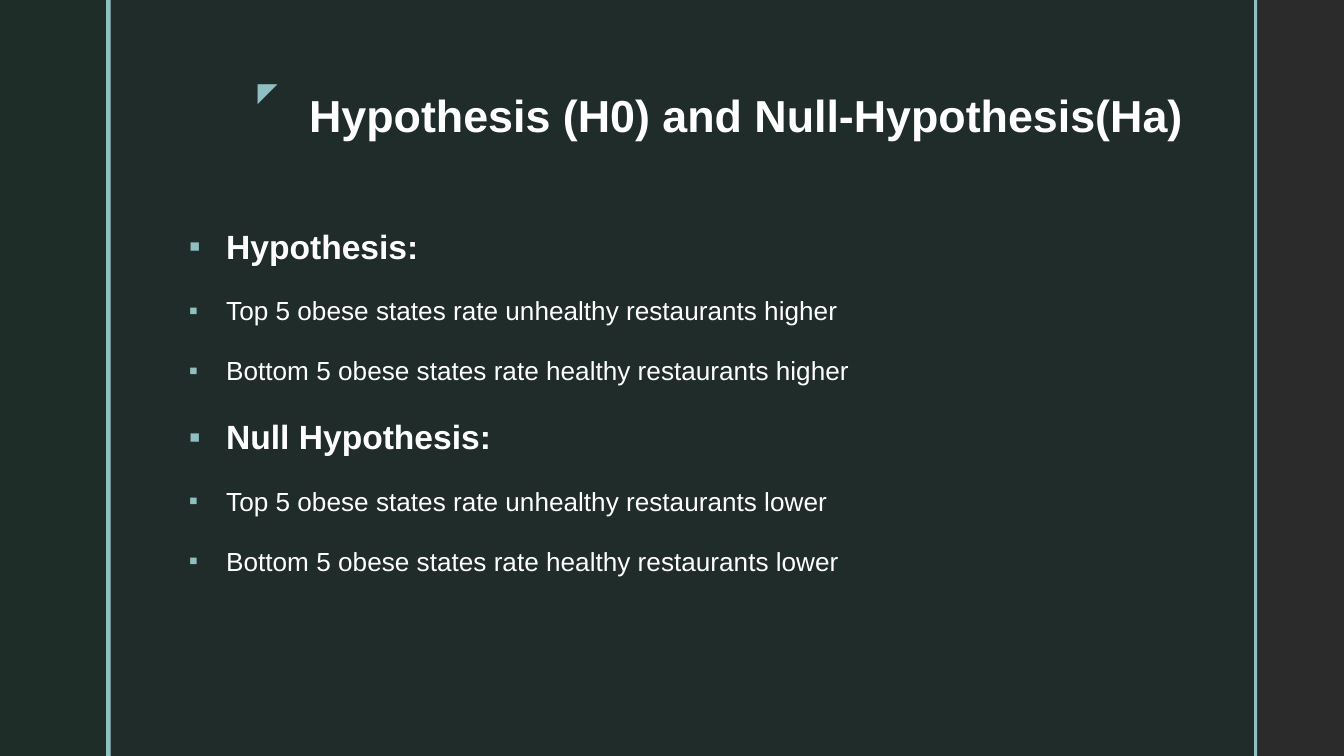
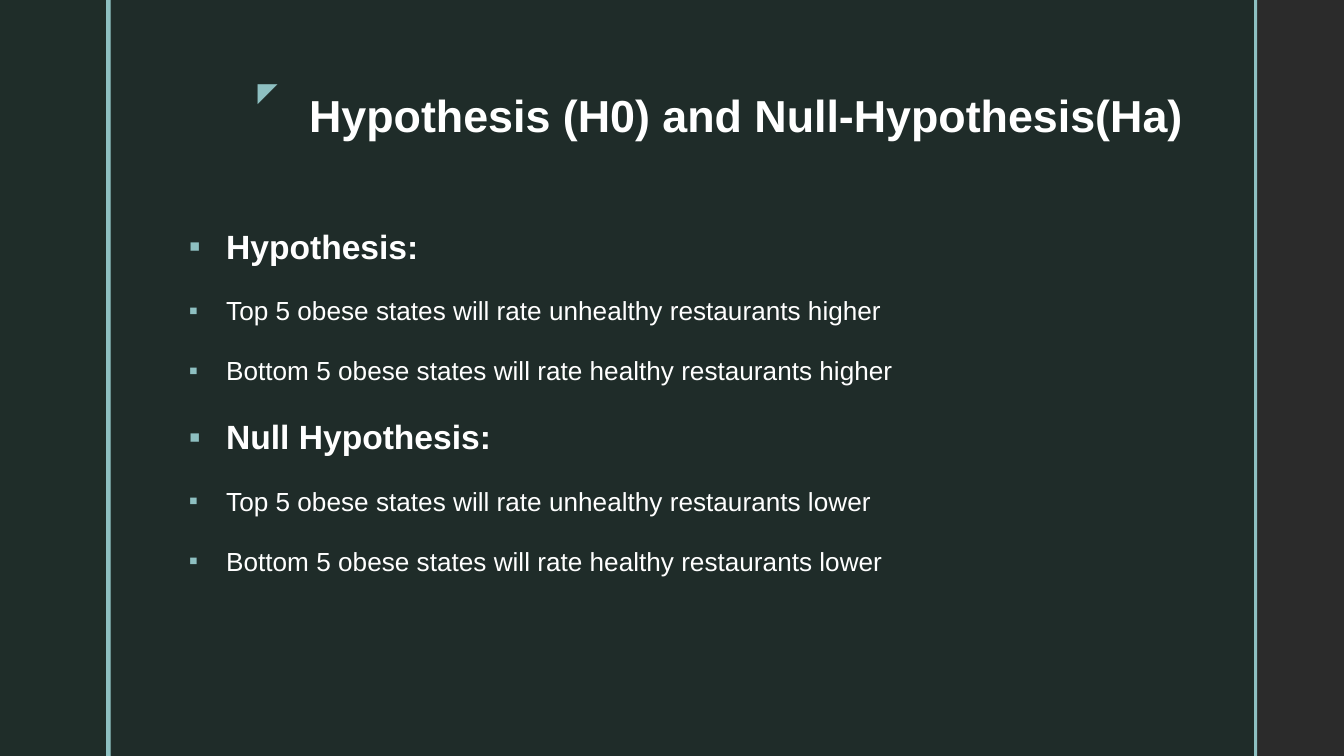
Before and after one commit to monikarutgers/Project_DataVizualization1, a slide deck: slide 6 of Restaurants vs Obesity Project.pptx (slide 5 before the commit). Drawn at 1344x756 pixels with LibreOffice and Linux fonts; fonts in the diff are those of the drawing; background and template pictures are left out; a plain dark background stands for a picture behind light text. Boxes give left, top, right and bottom in pixels: in the first picture for what was removed or moved away, otherwise in the second. Text is boxed around its words. In the diff, an @@ line names an element or a change of style, - is before the commit and + after.

```diff
--- a/Restaurants vs Obesity Project.pptx
+++ b/Restaurants vs Obesity Project.pptx
@@ text at (226,301,892,386): text changed @@
-▪ Top 5 obese states rate unhealthy restaurants higher
-▪ Bottom 5 obese states rate healthy restaurants higher
+▪ Top 5 obese states will rate unhealthy restaurants higher
+▪ Bottom 5 obese states will rate healthy restaurants higher
@@ text at (226,492,882,577): text changed @@
-▪ Top 5 obese states rate unhealthy restaurants lower
-▪ Bottom 5 obese states rate healthy restaurants lower
+▪ Top 5 obese states will rate unhealthy restaurants lower
+▪ Bottom 5 obese states will rate healthy restaurants lower
```
Also in this commit, not shown: 2 other slides changed, 1 slide added, 2 other files.
